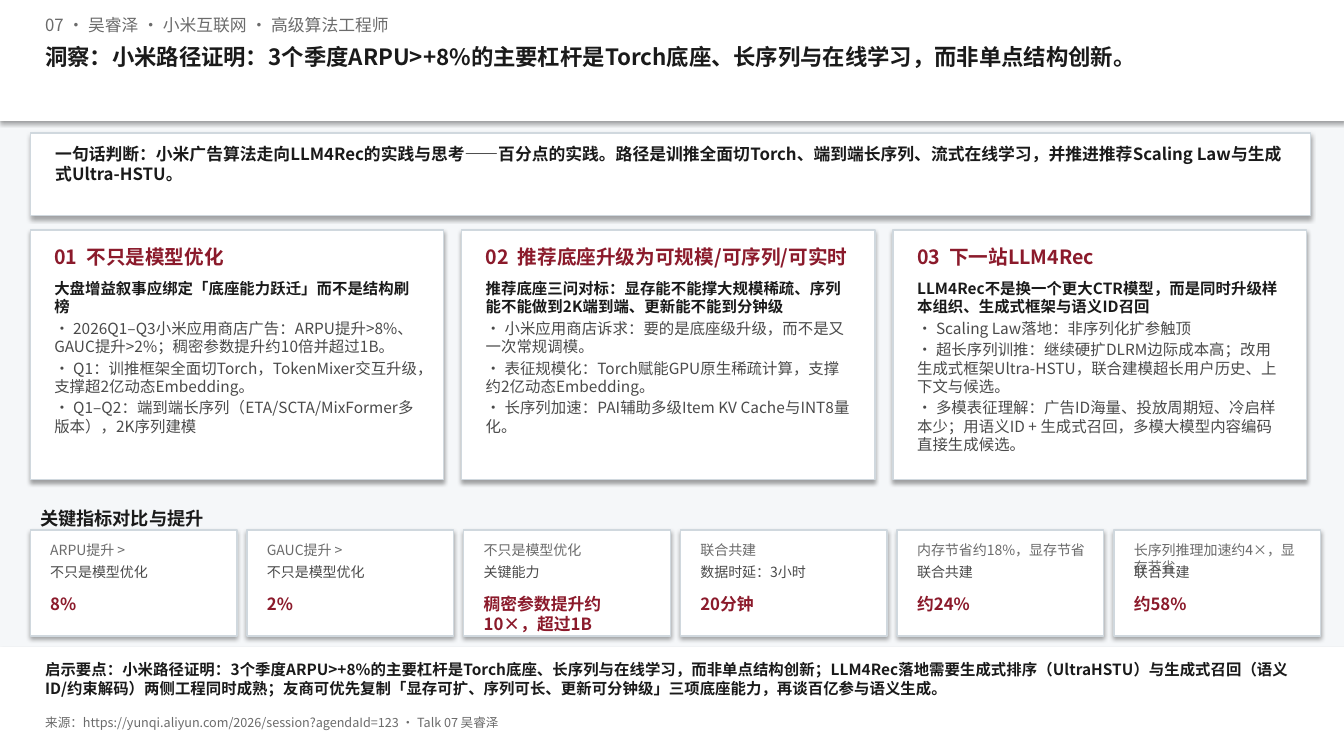
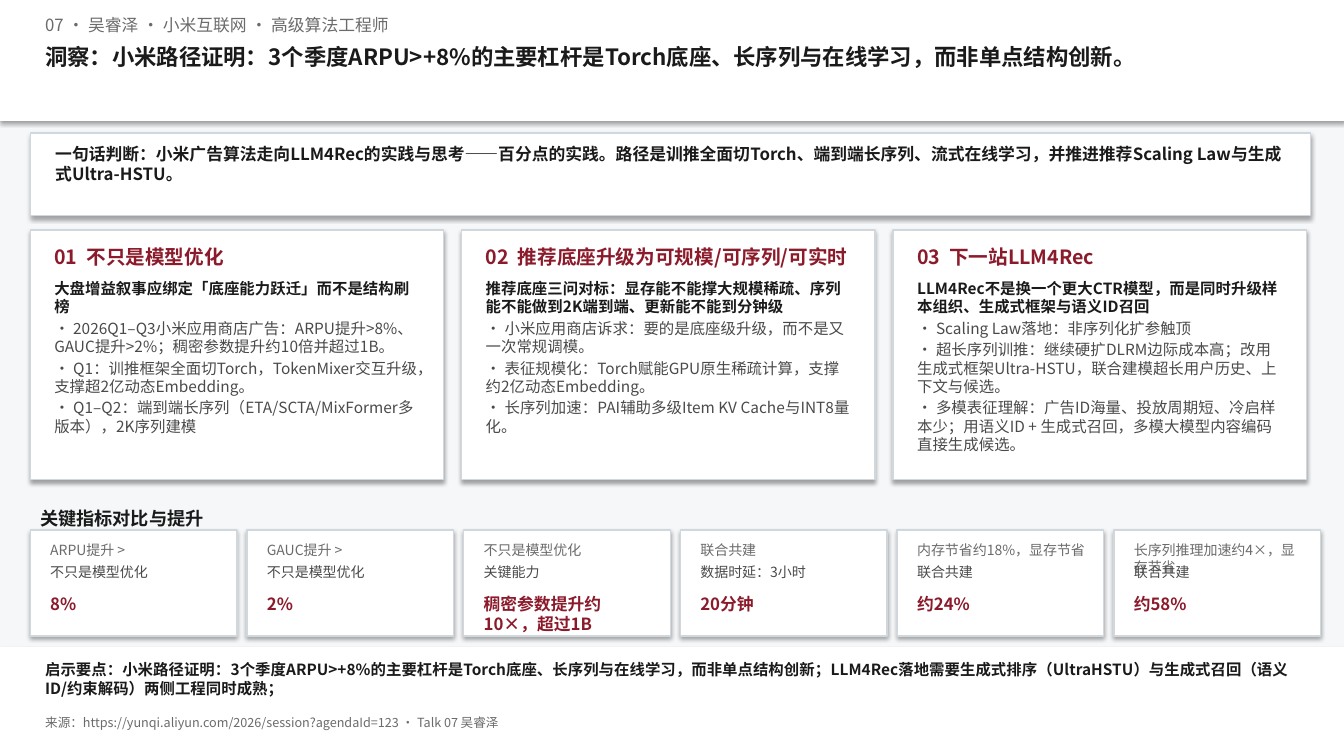
Before and after one commit to Annie-Summer/Kthena, a slide deck: slide 1 of yunqi-2026-pai-forum/docs/洞察一页-07-广告系统的智能演进：小米广告算法走向LLM4Rec的实践.pptx. Drawn at 1344x756 pixels with LibreOffice and Linux fonts; fonts in the diff are those of the drawing. Boxes give left, top, right and bottom in pixels: in the first picture for what was removed or moved away, otherwise in the second. Text is boxed around its words. In the diff, an @@ line names an element or a change of style, - is before the commit and + after.

```diff
--- a/yunqi-2026-pai-forum/docs/洞察一页-07-广告系统的智能演进：小米广告算法走向LLM4Rec的实践.pptx
+++ b/yunqi-2026-pai-forum/docs/洞察一页-07-广告系统的智能演进：小米广告算法走向LLM4Rec的实践.pptx
@@ text at bbox=[45, 662, 1288, 697]: text changed @@
-启示要点：小米路径证明：3个季度ARPU>+8%的主要杠杆是Torch底座、长序列与在线学习，而非单点结构创新；LLM4Rec落地需要生成式排序（UltraHSTU）与生成式召回（语义ID/约束解码）两侧工程同时成熟；友商可优先复制「显存可扩、序列可长、更新可分钟级」三项底座能力，再谈百亿参与语义生成。
+启示要点：小米路径证明：3个季度ARPU>+8%的主要杠杆是Torch底座、长序列与在线学习，而非单点结构创新；LLM4Rec落地需要生成式排序（UltraHSTU）与生成式召回（语义ID/约束解码）两侧工程同时成熟；
```
Also in this commit, not shown: 21 other files.
